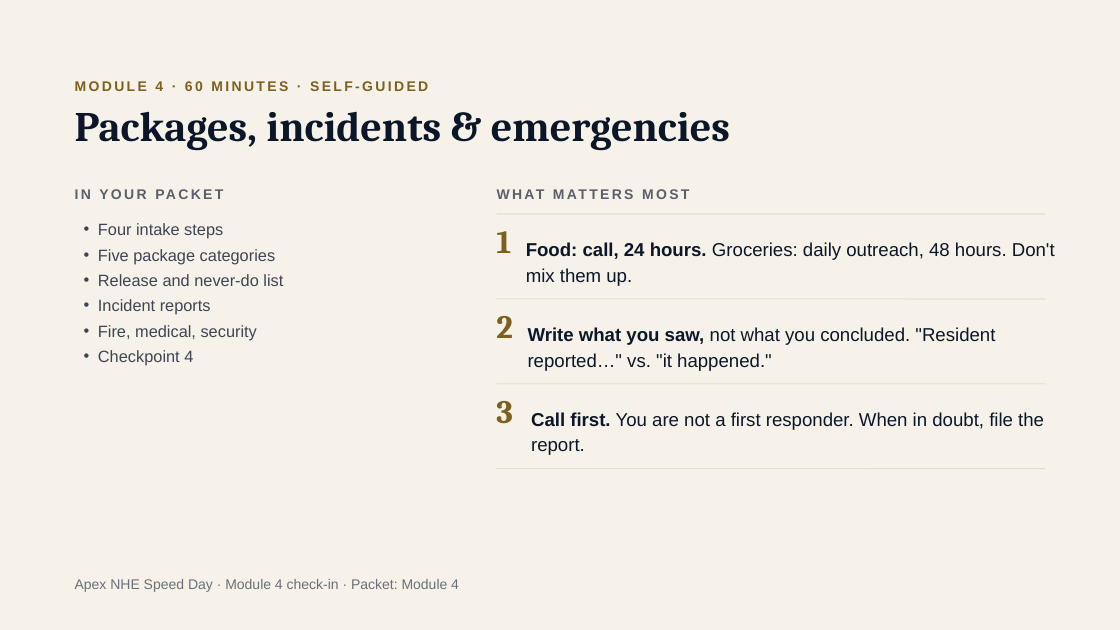
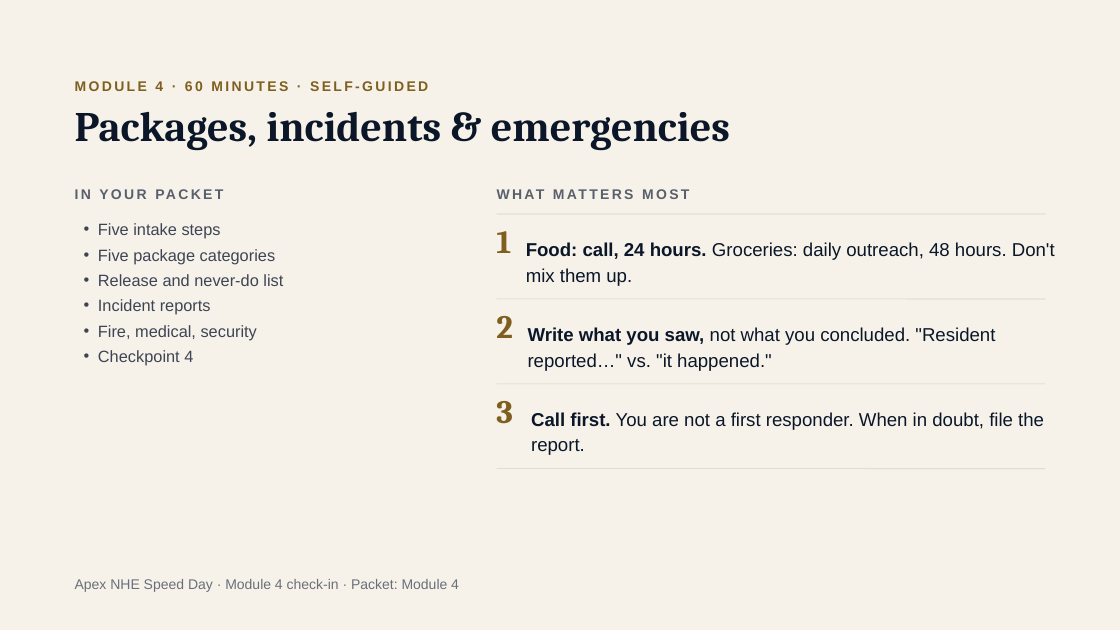
Before and after one commit to ACSStandardHub/ApexTrainingHub, a slide deck: slide 13 of nhe-trainer-deck.pptx. Drawn at 1120x630 pixels with LibreOffice and Linux fonts; fonts in the diff are those of the drawing. Boxes give left, top, right and bottom in pixels: in the first picture for what was removed or moved away, otherwise in the second. Text is boxed around its words. In the diff, an @@ line names an element or a change of style, - is before the commit and + after.

```diff
--- a/nhe-trainer-deck.pptx
+++ b/nhe-trainer-deck.pptx
@@ text at (98, 223, 221, 239): text changed @@
-• Four intake steps
+• Five intake steps
```
Also in this commit, not shown: 1 other slide changed, 12 other files.
